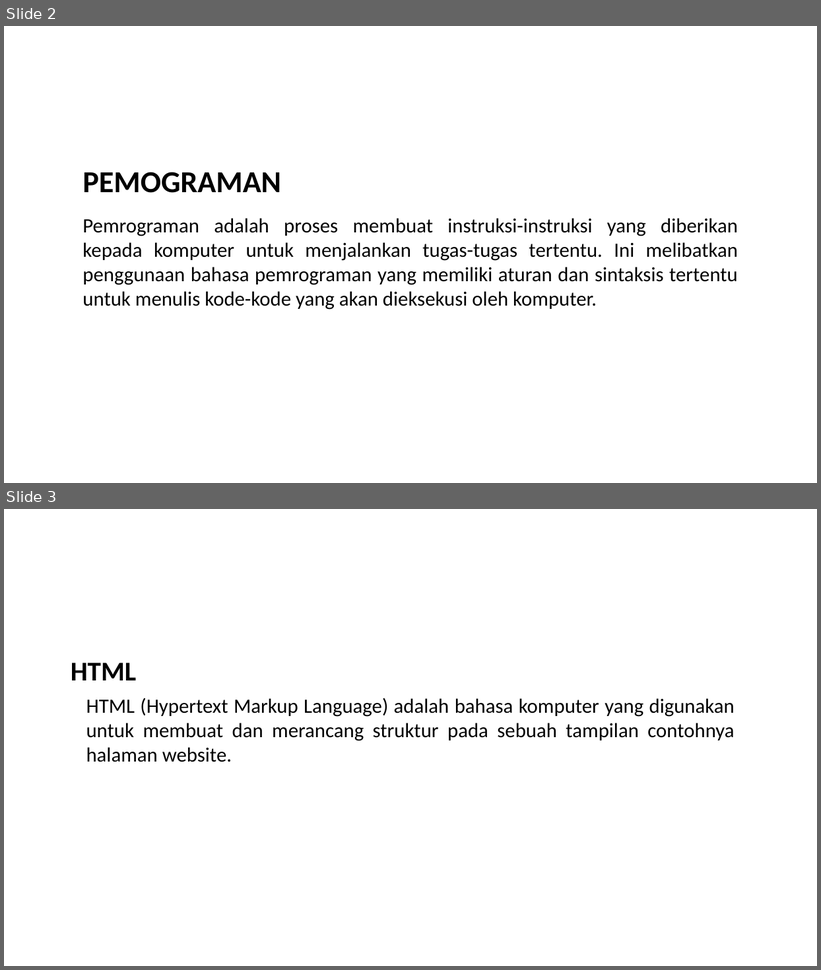
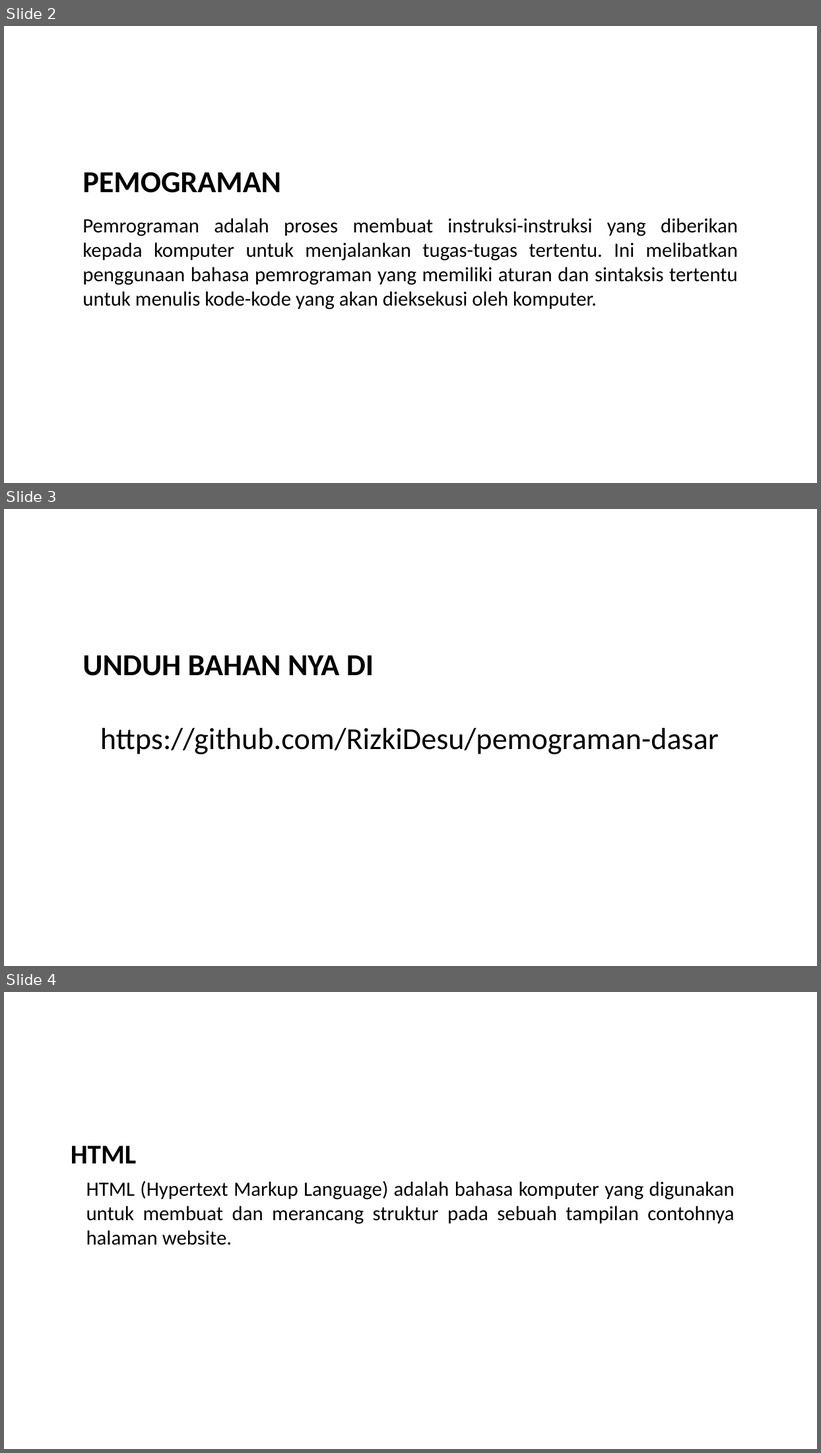
Before and after one commit to RizkiDesu/pemograman-dasar, a slide deck: Pemograman Dasar.pptx. Shown one above the other, each under a label of ours: slides 2 and 3 before the commit, slides 2, 3 and 4 after it. The pictures are 821x970 and 821x1453 pixels, drawn with LibreOffice and Linux fonts; fonts in the diff are those of the drawing. Boxes give left, top, right and bottom in pixels: in the first picture for what was removed or moved away, otherwise in the second. Text is boxed around its words. In the diff, an @@ line names an element or a change of style, - is before the commit and + after.

Commit message:
update

```diff
--- a/Pemograman Dasar.pptx
+++ b/Pemograman Dasar.pptx
@@ slide 3 added at (4, 509, 817, 966), background #FFFFFF @@
@@ text added at (83, 656, 374, 676), 36 pt, text #000000, bold @@
+UNDUH BAHAN NYA DI
@@ text added at (100, 728, 719, 755), 36 pt, text #000000 @@
+https://github.com/RizkiDesu/pemograman-dasar
@@ what was slide 3 is now slide 4 @@
```
